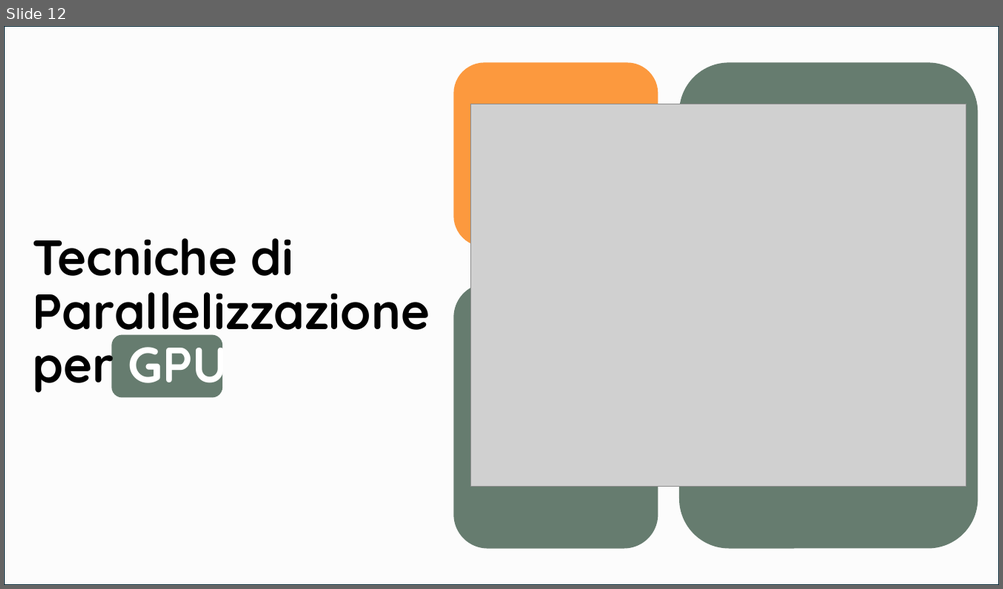
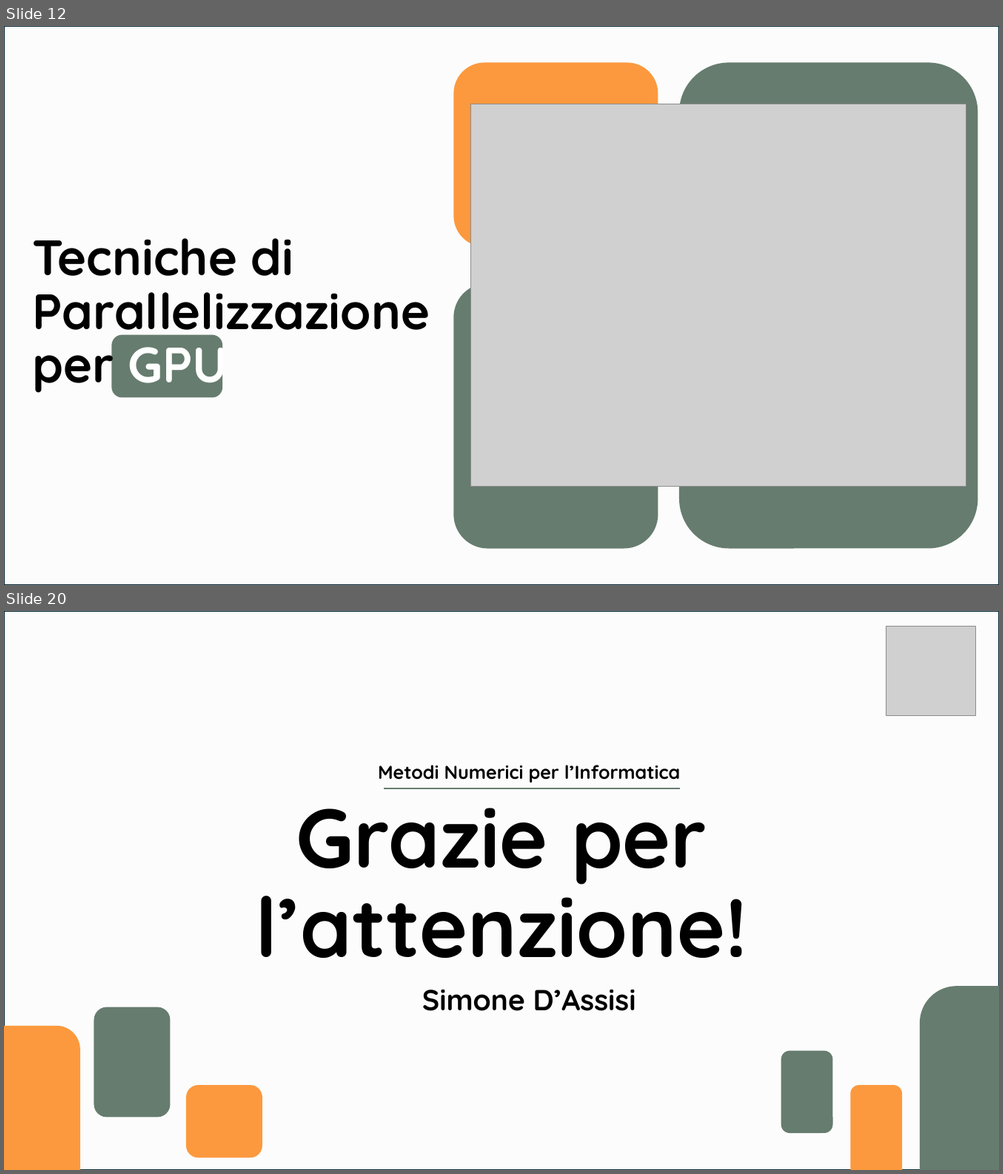
Before and after one commit to Smo17817/MNI_Esercizi, a slide deck: Documentazione/[MNI]_PresentazioneSeminario.pptx. Shown one above the other, each under a label of ours: slide 12 before the commit, slides 12 and 20 after it; the slides between them are not shown. The pictures are 1003x589 and 1003x1174 pixels, drawn with LibreOffice and Linux fonts; fonts in the diff are those of the drawing; grey boxes stand for pictures. Boxes give left, top, right and bottom in pixels: in the first picture for what was removed or moved away, otherwise in the second. Text is boxed around its words. In the diff, an @@ line names an element or a change of style, - is before the commit and + after.

```diff
--- a/Documentazione/[MNI]_PresentazioneSeminario.pptx
+++ b/Documentazione/[MNI]_PresentazioneSeminario.pptx
@@ slide 20 added at box(4, 611, 999, 1170), background #FFFFFF @@
@@ rectangle added at box(4, 611, 999, 1170), fill #FCFCFC, outline #092A39 1.5 pt @@
@@ picture added at box(886, 626, 976, 715) @@
@@ subtitle added at box(378, 765, 680, 783), 18 pt, text #000000, bold @@
+Metodi Numerici per l’Informatica
@@ title added at box(256, 782, 748, 958), 80 pt, text #000000, bold @@
+Grazie per l’attenzione!
@@ line added from (384, 789) to (680, 789), #667C6F 1.5 pt @@
@@ rounded rectangle added at box(919, 986, 999, 1170), fill #667C6F @@
@@ rounded rectangle added at box(94, 1007, 170, 1118), fill #667C6F @@
@@ text added at box(422, 989, 636, 1011), 28 pt, text #000000, bold @@
+Simone D’Assisi
@@ rounded rectangle added at box(4, 1026, 81, 1170), fill #FC993E @@
@@ rounded rectangle added at box(781, 1051, 832, 1134), fill #667C6F @@
@@ rounded rectangle added at box(186, 1085, 262, 1158), fill #FC993E @@
@@ rounded rectangle added at box(850, 1085, 902, 1170), fill #FC993E @@
```
Also in this commit, not shown: 7 other slides added, 1 slide removed.
